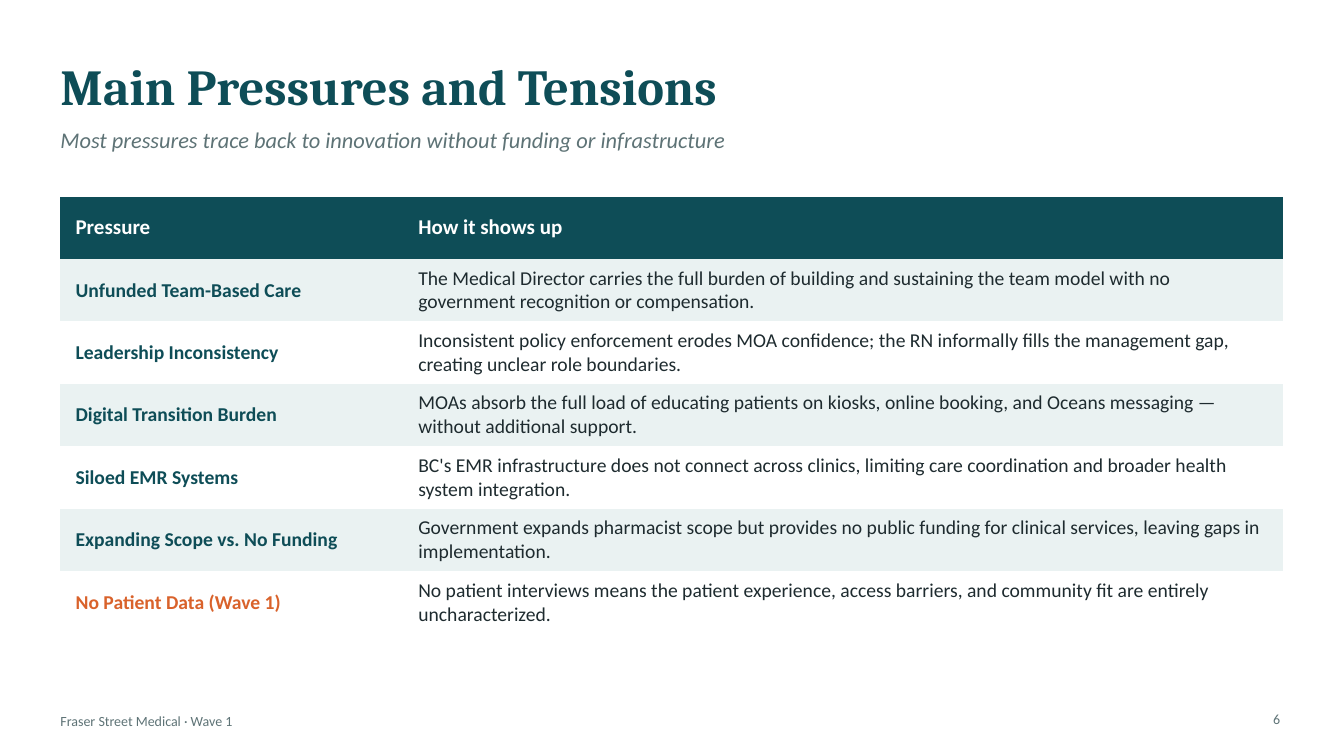
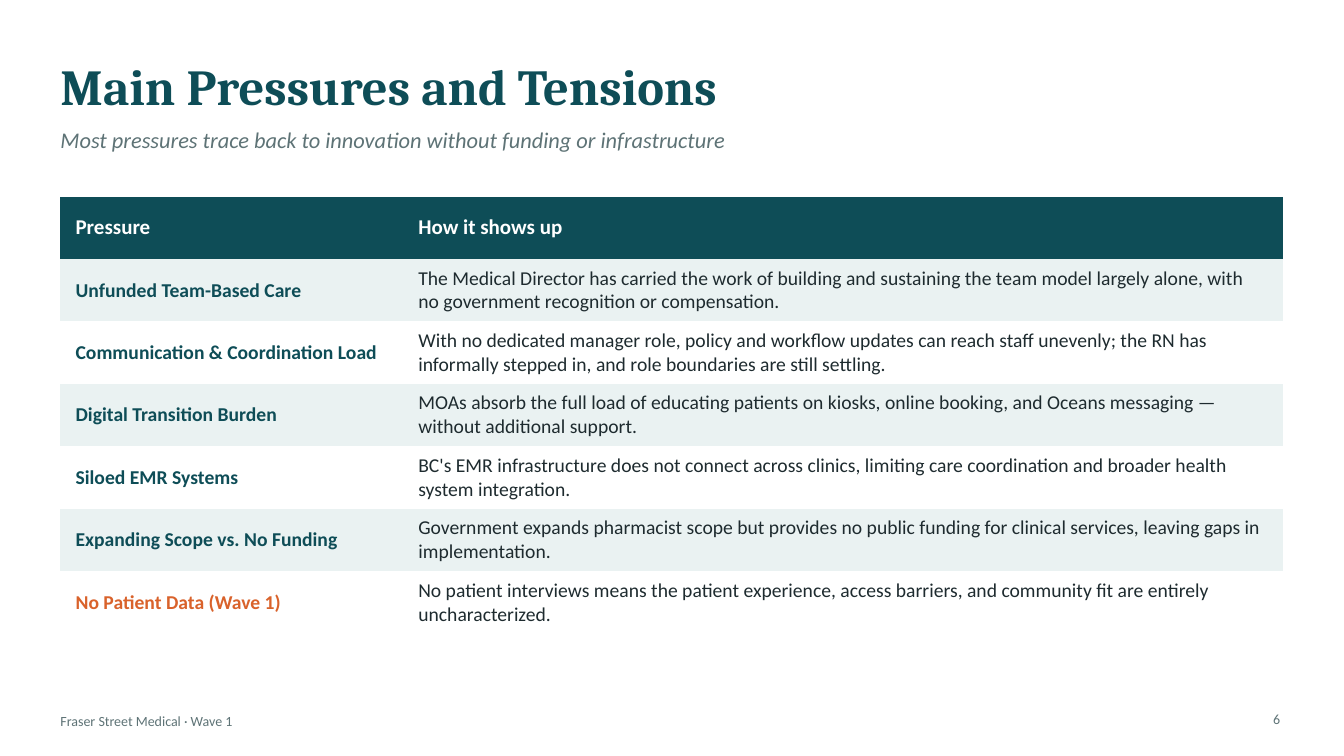
Before and after one commit to noriki-tec/PFwritinghelper, a slide deck: slide 6 of Fraser_Street_Medical_Wave1_Summary.pptx. Drawn at 1344x756 pixels with LibreOffice and Linux fonts; fonts in the diff are those of the drawing. Boxes give left, top, right and bottom in pixels: in the first picture for what was removed or moved away, otherwise in the second. Text is boxed around its words. In the diff, an @@ line names an element or a change of style, - is before the commit and + after.

```diff
--- a/Fraser_Street_Medical_Wave1_Summary.pptx
+++ b/Fraser_Street_Medical_Wave1_Summary.pptx
@@ table at <box>60,197,1284,625</box> @@
-row 2, column 2: The Medical Director carries the full burden of building and sustaining the team model with no government recognition or compensation.
+row 2, column 2: The Medical Director has carried the work of building and sustaining the team model largely alone, with no government recognition or compensation.
-row 3, column 1: Leadership Inconsistency
+row 3, column 1: Communication & Coordination Load
-row 3, column 2: Inconsistent policy enforcement erodes MOA confidence; the RN informally fills the management gap, creating unclear role boundaries.
+row 3, column 2: With no dedicated manager role, policy and workflow updates can reach staff unevenly; the RN has informally stepped in, and role boundaries are still settling.
```
Also in this commit, not shown: 2 other slides changed.
